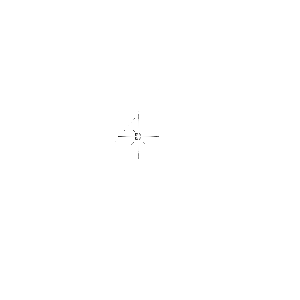
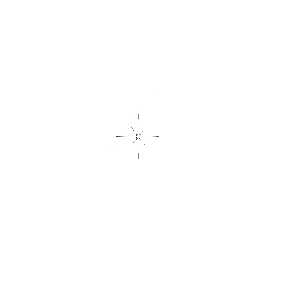
Comparing the layer stacks of the two (300, 300) images. Changes:
hid "Layer 15" over [115,118,157,152]
showed "Layer 13" over [111,118,157,152]
